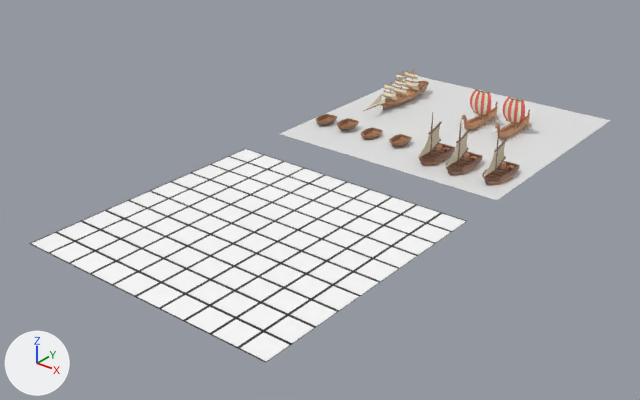
The glTF model seabattle/static/objects/arragement.gltf: old version first, new version second.
Rendered twice from a 50 mm lens placed at (12.5, -13.5, 13.4), pointed at (-5.6, 9.2, -0.7). Arrows for +X, +Y and +Z are at lower left; the lights stay in place. Vertices at the same position are counted once.

In view in the first picture: 'FourDeck', 'Plane.001', 'Plane.002', 'threeDeck', 'threeDeck1', 'twoDeck3', 'twoDeck3001', 'twoDeck3002'.
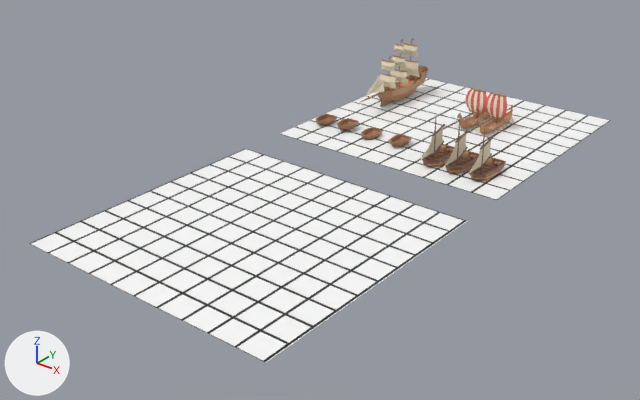
Where the newer file only moved an object's origin or applied its transform, the numbers keep the older frame.

The change, as a list of edits to the scene's bpy script:
```text
Change me_cylinder_007:
    where me_cylinder_007.from_pydata(...)  # 1821 vertices, 3938 faces; spans x -0.34..0.56, y -1.93..3.01, z -0.34..1.12
    me_cylinder_007 part 1: the whole mesh is multiplied about its middle by the matrix ((1.23, 0.0, 0.0), (0.0, 1.014, -0.027), (0.0, 0.049, 1.882)), then moved by (-0.34, 0.32, 0.64)
Change me_plane_001:
    where me_plane_001.from_pydata(...)  # 4 vertices, 2 faces; spans x -5.0..5.0, y -5.0..5.0, z 0.0
    me_plane_001 part 2: texture (UV) coordinates of 2 of 2 faces, centred in x -1.67..1.67, y -1.67..1.67, z 0.0, changed; they spanned u 0.04..0.46, v 0.07..0.93 and now span u 0.04..0.47, v 0.08..0.93
Change me_plane_002:
    where me_plane_002.from_pydata(...)  # 4 vertices, 2 faces; spans x -5.0..5.0, y -5.0..5.0, z 0.0
    me_plane_002 part 3: texture (UV) coordinates of 2 of 2 faces, centred in x -1.67..1.67, y -1.67..1.67, z 0.0, changed; they spanned u 0.0..1.0, v 0.0..1.0 and now span u 0.04..0.46, v 0.07..0.93
    add me_plane_002.materials.append(mat_material_001)  # picture img_15
Change me_cube_003:
    where me_cube_003.from_pydata(...)  # 510 vertices, 1020 faces; spans x -0.32..0.58, y -0.64..1.51, z -0.1..1.95
    remove me_cube_003.materials.append(mat_darkwood_003)  # brown #7a543f
    remove me_cube_003.materials.append(mat_sail_002)  # beige #cfc3a2
    remove me_cube_003.materials.append(mat_lightwood_002)  # orange #c38b62
    remove me_cube_003.materials.append(mat_steel_002)  # grey #acacac
    me_cube_003 part 5: the whole mesh is scaled about its middle by (1, 1, 0.951), then moved by (-0.06, 0.16, -0.21)
    add me_cube_003.materials.append(mat_darkwood_012)  # brown #7a543f
    add me_cube_003.materials.append(mat_sail_011)  # beige #cfc3a2
    add me_cube_003.materials.append(mat_lightwood_015)  # orange #c38b62
    add me_cube_003.materials.append(mat_steel_011)  # grey #acacac
Change me_cube_008:
    where me_cube_008.from_pydata(...)  # 510 vertices, 1020 faces; spans x -0.32..0.58, y -0.64..1.51, z -0.1..1.95
    me_cube_008 part 4: the whole mesh is scaled about its middle by (1, 1, 0.951), then moved by (-0.06, 0.16, -0.21)
Change me_cube_009:
    where me_cube_009.from_pydata(...)  # 510 vertices, 1020 faces; spans x -0.32..0.58, y -0.64..1.51, z -0.1..1.95
    remove me_cube_009.materials.append(mat_darkwood_012)  # brown #7a543f
    remove me_cube_009.materials.append(mat_sail_011)  # beige #cfc3a2
    remove me_cube_009.materials.append(mat_lightwood_015)  # orange #c38b62
    remove me_cube_009.materials.append(mat_steel_011)  # grey #acacac
    me_cube_009 part 6: the whole mesh is scaled about its middle by (1, 1, 0.951), then moved by (-0.06, 0.16, -0.21)
    add me_cube_009.materials.append(mat_darkwood_003)  # brown #7a543f
    add me_cube_009.materials.append(mat_sail_002)  # beige #cfc3a2
    add me_cube_009.materials.append(mat_lightwood_002)  # orange #c38b62
    add me_cube_009.materials.append(mat_steel_002)  # grey #acacac
Change ob_twodeck3001:
    ob_twodeck3001.location: (-3.76, 13.15, 0.05) -> (-2.5, 12.93, 0.25)
Change ob_threedeck:
    ob_threedeck.location: (-2.65, 17.0, 0.33) -> (-3.47, 17.04, 0.29)
Change ob_twodeck3:
    ob_twodeck3.location: (-2.5, 13.06, 0.05) -> (-3.51, 12.93, 0.25)
Change ob_twodeck3002:
    ob_twodeck3002.location: (-1.01, 13.15, 0.05) -> (-1.48, 12.93, 0.25)
Change ob_threedeck1:
    ob_threedeck1.location: (-4.18, 17.0, 0.33) -> (-4.39, 17.04, 0.29)
```

Pixel boxes (x1, y1, x2, y2) of what changed, in the pictures (640 x 400 px):
'Plane.002', recoloured, surface changed
    both: (280, 76, 611, 200)
'FourDeck', reshaped (63% taller)
    before: (364, 69, 429, 111)
    after: (360, 38, 428, 107)
'twoDeck3001', recoloured, mesh rescaled, moved
    before: (418, 112, 455, 166)
    after: (444, 121, 479, 174)
'threeDeck', moved
    before: (491, 97, 532, 140)
    after: (475, 92, 514, 135)
'twoDeck3', mesh rescaled, moved
    before: (445, 122, 483, 175)
    after: (421, 118, 454, 167)
'twoDeck3002', recoloured, mesh rescaled, moved
    before: (482, 131, 519, 185)
    after: (469, 128, 506, 181)
'threeDeck1', moved
    before: (459, 89, 499, 131)
    after: (456, 88, 491, 130)
part 2 of me_plane_001, surface changed
    both: (29, 149, 467, 363)
part 3 of me_plane_002, surface changed
    before: (280, 76, 611, 200)
    after: (280, 78, 611, 200)
